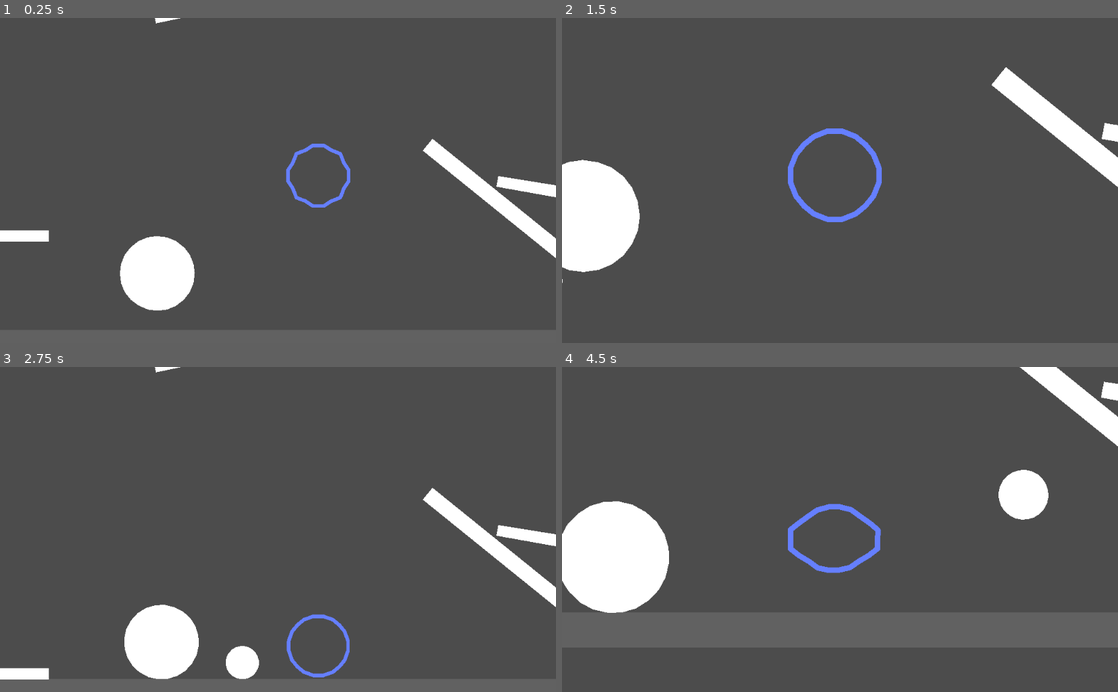
Above: before the commit, frames 1-4 (two rows, left to right).
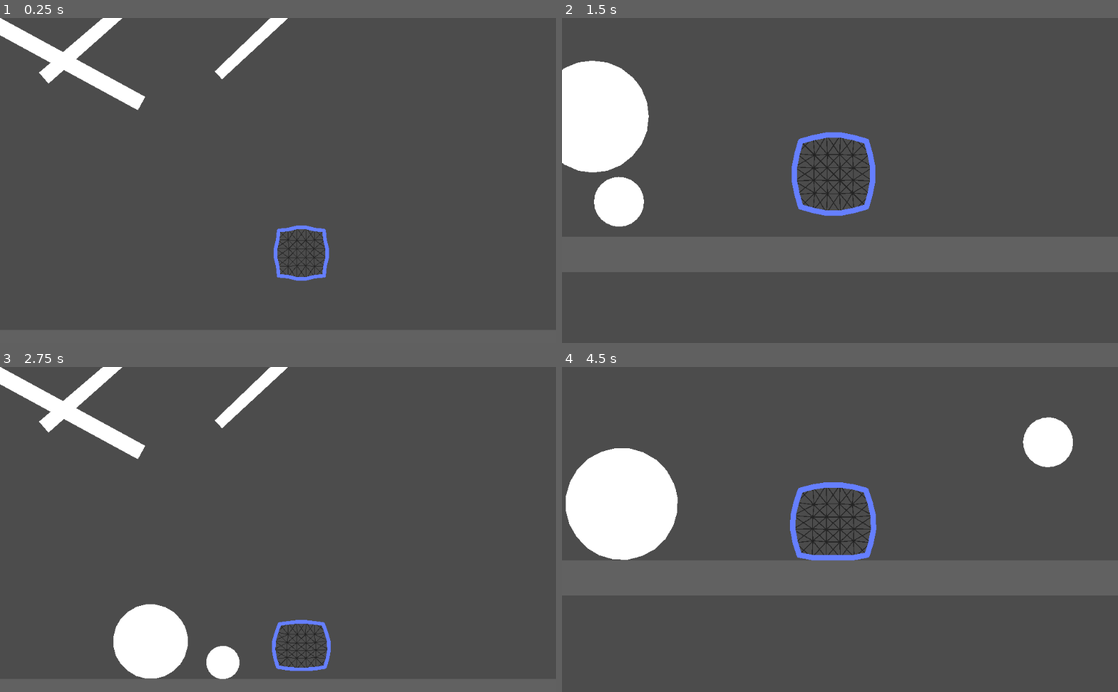
Above: after the commit, the same moments.

Repository: bustedwallstudios/Softbody
Game: Godot game, scene res://2dWorld.tscn
Two runs of this game, one before a commit and one after it. Both use one fixed random seed, a clock stepped at 60 frames per second and the inputs below.
Inputs (mouse positions are in pixels of both pictures, inside the frame that each line leads up to):
- Up to frame 1 (0.25 s): no input
- Up to frame 2 (1.5 s): tap Enter (enterKey) at 0.5, 0.6, 1.35 s; move the mouse to (717, 281) at 0.52 s; hold Right (ui_right) 0.53-1.28 s; tap Keypad Enter (ui_accept) at 0.77 s; move the mouse to (701, 248) at 1.27 s; hold Down (ui_down) from 1.28 s (still down)
- Up to frame 3 (2.75 s): tap Keypad Enter (ui_accept) at 1.52 s; move the mouse to (333, 458) at 2.02 s; release Down (ui_down) at 2.03 s; hold Right (ui_right) from 2.03 s (still down); tap Enter (enterKey) at 2.1 s
- Up to frame 4 (4.5 s): move the mouse to (812, 594) at 2.77 s; tap Enter (enterKey) at 2.85, 3.6, 4.35 s; tap Keypad Enter (ui_accept) at 3.02, 3.77 s; move the mouse to (1006, 578) at 3.52 s; release Right (ui_right) at 3.53 s; hold Left (ui_left) from 3.53 s (still down); move the mouse to (673, 480) at 4.27 s

The runs differ from the first frame. In frame 1, 8.2% of the frame differs, in the area x 0-100%, y 0-90%; in frame 2, 11%; in frame 3, 7.4%; in frame 4, 12%, in the area x 0-100%, y 0-76%.

Commit message:
Revert "did some stuff with math i think"
This reverts commit d2d9d44176b00cac8ab0e997ee81be4d8384e607.

Diff:
--- a/2dWorld.tscn
+++ b/2dWorld.tscn
@@ -51,8 +51,8 @@
 polygon = PoolVector2Array( -5.95, -0.225, 5.95, -0.225, 5.95, 1.075, -5.95, 1.075 )
 
 [node name="RotatingBeam" type="StaticBody2D" parent="World"]
-position = Vector2( 633, -2665 )
-rotation = 1.99666
+position = Vector2( -1622, -1144 )
+rotation = 0.499164
 scale = Vector2( 1.475, 5 )
 __meta__ = {
 "_edit_group_": true
@@ -66,9 +66,9 @@
 polygon = PoolVector2Array( -546, 3.99805, -546, -13.002, 659, -12.9976, 659, 4.00244 )
 
 [node name="RotatingBeam4" type="StaticBody2D" parent="World"]
-position = Vector2( 1349, -73.0001 )
+position = Vector2( -951, -2204 )
 rotation = -2.46091
-scale = Vector2( 1, 5 )
+scale = Vector2( 1.172, 5 )
 __meta__ = {
 "_edit_group_": true
 }
@@ -81,8 +81,8 @@
 polygon = PoolVector2Array( -546, 3.99805, -546, -13.002, 659, -12.9976, 659, 4.00244 )
 
 [node name="RotatingBeam2" type="StaticBody2D" parent="World"]
-position = Vector2( -142, -1282 )
-rotation = -0.193732
+position = Vector2( 147, -1321 )
+rotation = 2.3911
 scale = Vector2( 1.016, 3.251 )
 script = ExtResource( 4 )
 __meta__ = {
@@ -100,8 +100,8 @@
 polygon = PoolVector2Array( -27.2157, -0.289926, 32.9624, -0.241419, 32.9287, 0.677203, -27.2257, 0.947976 )
 
 [node name="RotatingBeam3" type="StaticBody2D" parent="World"]
-position = Vector2( 1859, -166 )
-rotation = 3.31613
+position = Vector2( -882, -1190 )
+rotation = -0.712094
 scale = Vector2( 1, 3.251 )
 script = ExtResource( 4 )
 __meta__ = {
@@ -119,7 +119,7 @@
 polygon = PoolVector2Array( -27.2157, -0.289926, 32.9624, -0.241419, 32.9287, 0.677203, -27.2257, 0.947976 )
 
 [node name="Beam" type="RigidBody2D" parent="World"]
-position = Vector2( -1672, 4 )
+position = Vector2( -80, -1780 )
 mass = 20.0
 gravity_scale = 3.72
 can_sleep = false
@@ -162,7 +162,7 @@
 polygon = PoolVector2Array( -4.45, 1.625, -4.6, 0.425001, -4.45, -0.775, -4, -1.875, -3.25, -2.825, -2.3, -3.575, -1.2, …(247 unchanged characters)…
 
 [node name="BigBall" type="RigidBody2D" parent="World"]
-position = Vector2( -671, 230 )
+position = Vector2( -1433, -1779 )
 collision_layer = 3
 collision_mask = 3
 input_pickable = true
@@ -185,11 +185,12 @@
 polygon = PoolVector2Array( -4.45, 1.625, -4.6, 0.425001, -4.45, -0.775, -4, -1.875, -3.25, -2.825, -2.3, -3.575, -1.2, …(247 unchanged characters)…
 
 [node name="SquishyBody" parent="." instance=ExtResource( 5 )]
-position = Vector2( 94, -429 )
 pointsVert = 6
-stiffness = 10.27
+stiffness = 10.0
+plasticity = 0.1
+memory = 1.0
 edgeBulges = 1.0
-showLines = false
+includeCornerSupports = false
 
 [connection signal="input_event" from="World/Ball" to="World/Ball" method="inputEvent"]
 [connection signal="input_event" from="World/BigBall" to="World/BigBall" method="inputEvent"]
--- a/Objects/SquishyBody.gd
+++ b/Objects/SquishyBody.gd
@@ -122,13 +122,11 @@
 	var d = orthogSpringLength
 	var diagPxBetweenPoints = pythag(d, d)
 
-	# aldkjfadf
-	var r = pythag(sizeInPx, sizeInPx) / 2.0
-	var bulgeToCreateCircle = (r - ((r * sqrt(2)) / 2)) * 2
-
 	for y in pointsVert:
 		for x in pointsHorz:
 			# Magic?? No, this is all still math
+			var r = pythag(sizeInPx, sizeInPx) / 2.0
+			var bulgeToCreateCircle = r - ((r * sqrt(2)) / 2)
 
 			# Adding this number to the spring length results in the middle of the
 			# shape bulging outwards, to make it more like a circle, based on edgeBulges.
